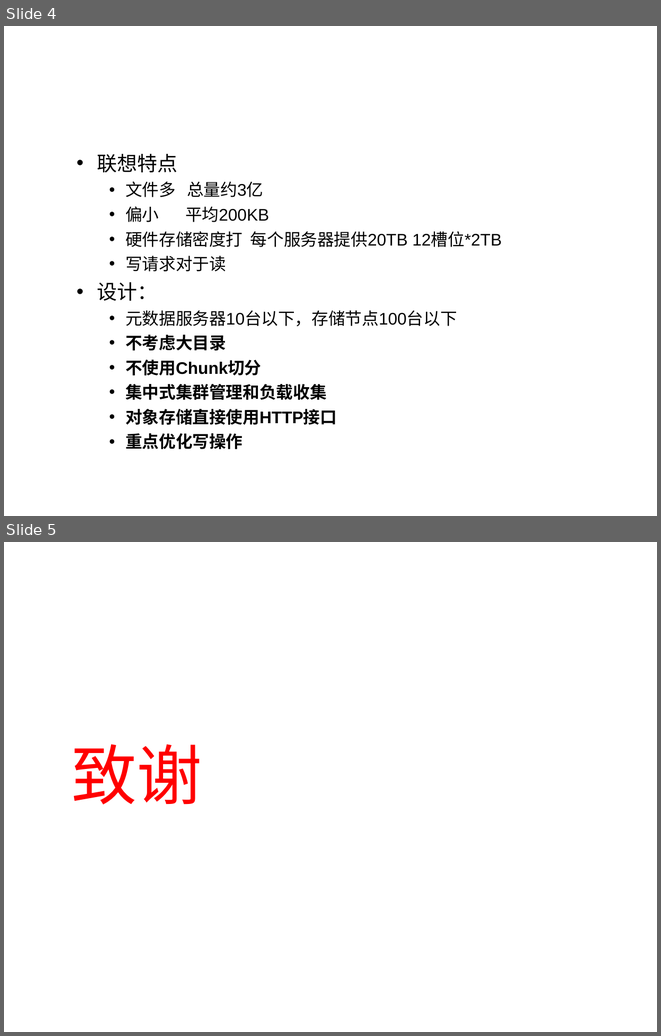
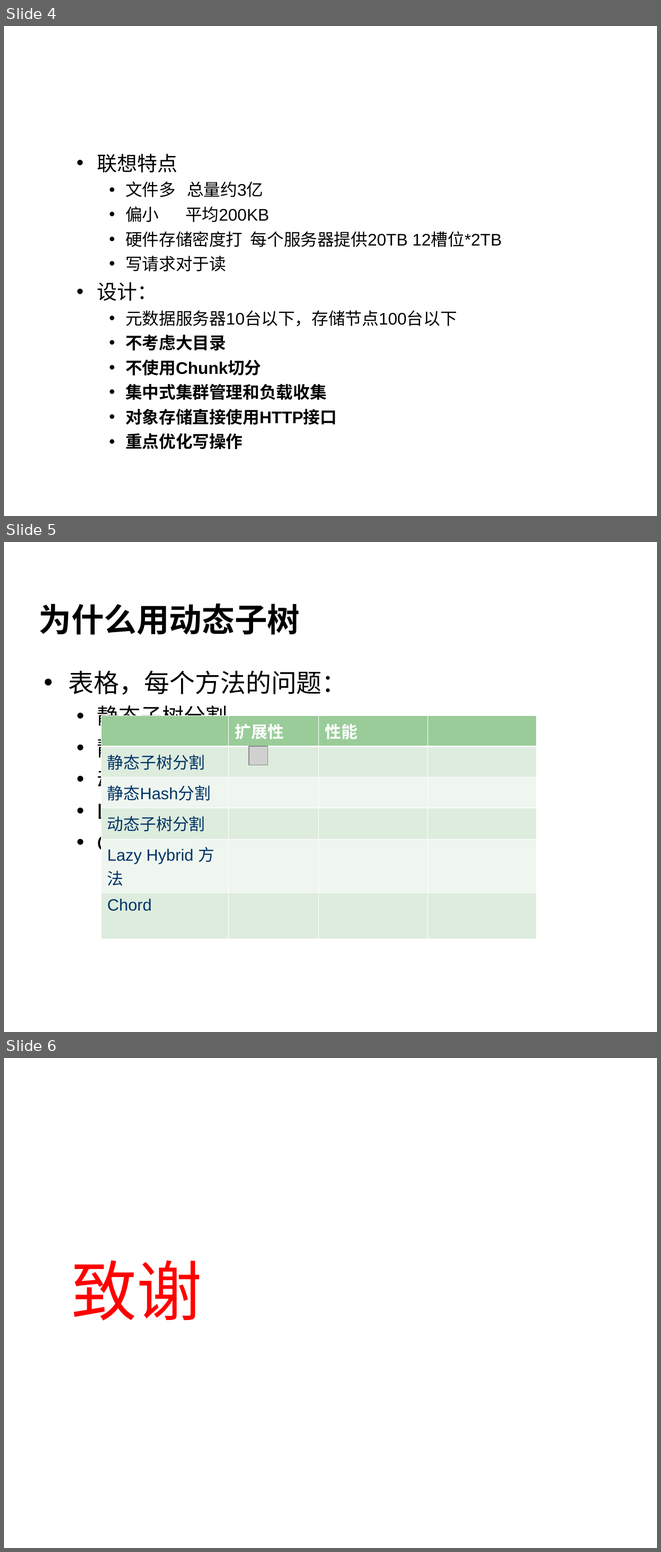
Before and after one commit to cheliequan/idning-paper, a slide deck: draft/答辩.ppt. Shown one above the other, each under a label of ours: slides 4 and 5 before the commit, slides 4, 5 and 6 after it. The pictures are 661x1036 and 661x1552 pixels, drawn with LibreOffice and Linux fonts; fonts in the diff are those of the drawing; grey boxes stand for pictures; background and template pictures are left out. Boxes give left, top, right and bottom in pixels: in the first picture for what was removed or moved away, otherwise in the second. Text is boxed around its words. In the diff, an @@ line names an element or a change of style, - is before the commit and + after.

```diff
--- a/draft/答辩.ppt
+++ b/draft/答辩.ppt
@@ slide 5 added at (4, 542, 657, 1032), background picture (left out) @@
@@ title added at (39, 603, 300, 635), 36 pt, text #000000, bold @@
+为什么用动态子树
@@ text added at (68, 670, 347, 864), 24 pt, text #000000 @@
+• 表格，每个方法的问题：
+  • 静态子树分割
+  • 静态Hash分割
+  • 动态子树分割
+  • Lazy Hybrid 方法
+  • Chord
@@ table added at (100, 716, 536, 913), 6 rows, 4 columns @@
+ | 扩展性 | 性能 | 
+静态子树分割 |  |  | 
+静态Hash分割 |  |  | 
+动态子树分割 |  |  | 
+Lazy Hybrid 方法 |  |  | 
+Chord |  |  | 
@@ picture added at (249, 747, 268, 765) @@
@@ what was slide 5 is now slide 6 @@
```
Also in this commit, not shown: 1 other file.
